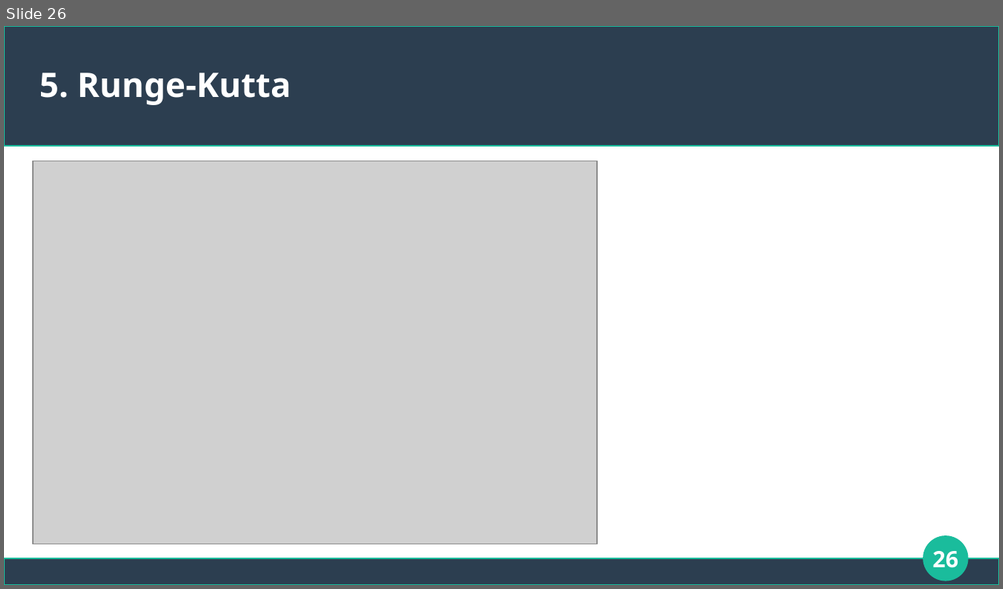
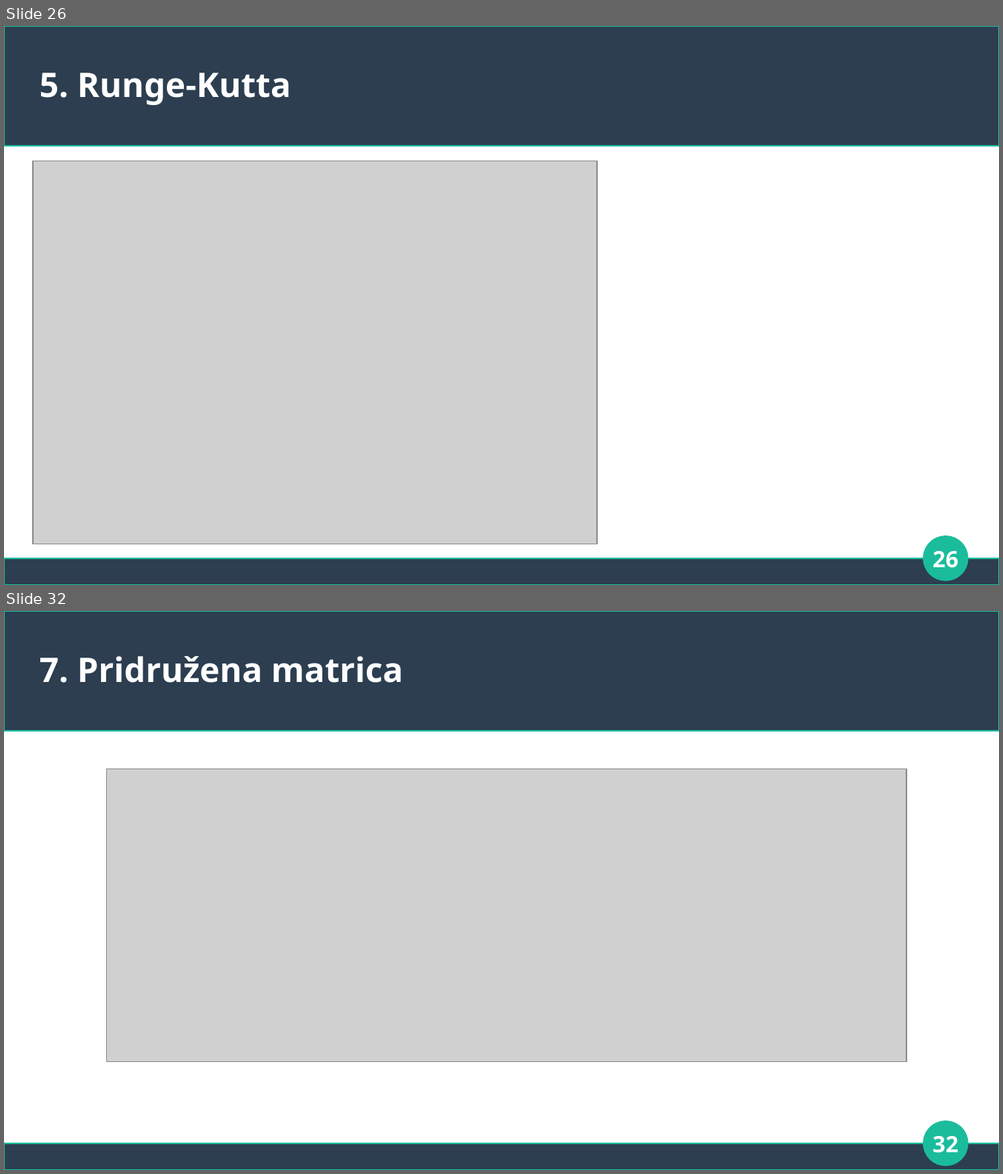
Before and after one commit to gbartol/matrix-exponential-function, a slide deck: Prezentacija_exp.odp. Shown one above the other, each under a label of ours: slide 26 before the commit, slides 26 and 32 after it; the slides between them are not shown. The pictures are 1003x589 and 1003x1174 pixels, drawn with LibreOffice and Linux fonts; fonts in the diff are those of the drawing; grey boxes stand for pictures. Boxes give left, top, right and bottom in pixels: in the first picture for what was removed or moved away, otherwise in the second. Text is boxed around its words. In the diff, an @@ line names an element or a change of style, - is before the commit and + after.

```diff
--- a/Prezentacija_exp.odp
+++ b/Prezentacija_exp.odp
@@ slide 32 added at [4,611,999,1170], background #FFFFFF; not listed: 3 template elements that a slide beside it also shows @@
@@ title added at [40,656,403,683], 27 pt, text #FFFFFF, bold @@
+7. Pridružena matrica
@@ picture added at [106,769,907,1062] @@
@@ page number added at [932,1136,958,1153], 18 pt, text #FFFFFF, bold @@
+32
```
Also in this commit, not shown: 2 slides changed, 10 other slides added, 2 other files.
